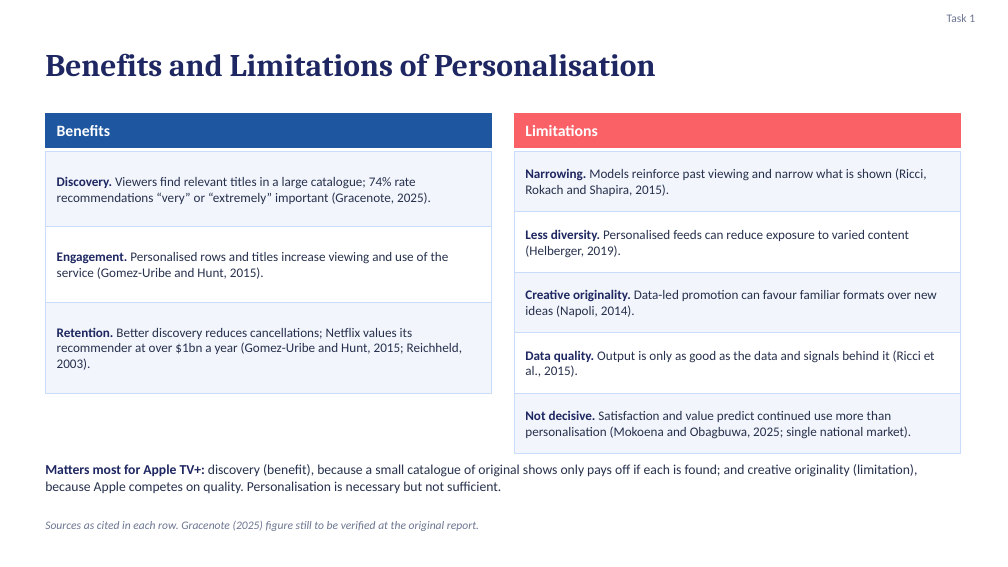
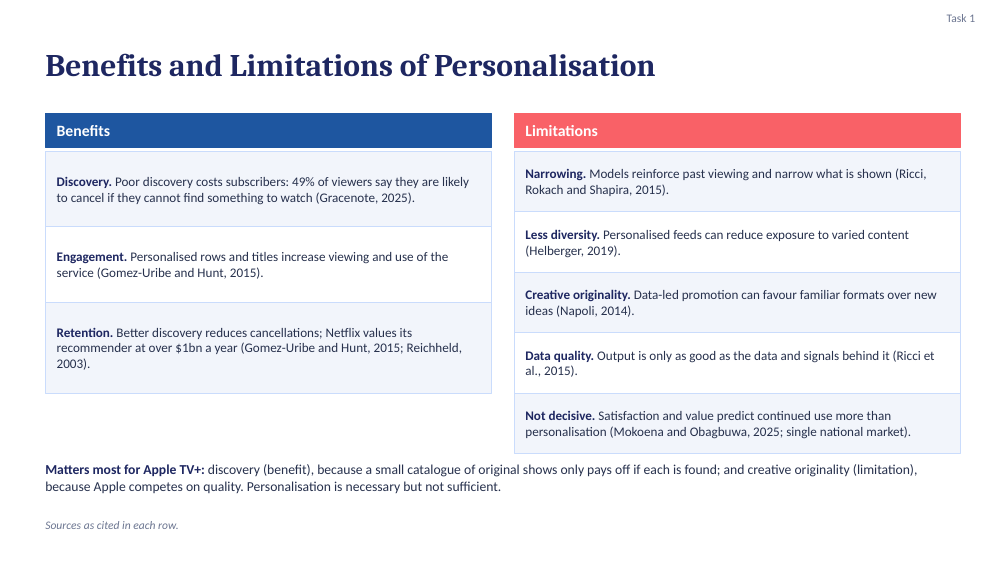
Before and after one commit to karanrg22-svg/skill, a slide deck: slide 5 of Earning-the-Signal_revised.pptx. Drawn at 1008x567 pixels with LibreOffice and Linux fonts; fonts in the diff are those of the drawing. Boxes give left, top, right and bottom in pixels: in the first picture for what was removed or moved away, otherwise in the second. Text is boxed around its words. In the diff, an @@ line names an element or a change of style, - is before the commit and + after.

```diff
--- a/Earning-the-Signal_revised.pptx
+++ b/Earning-the-Signal_revised.pptx
@@ text at box(57, 177, 469, 205): text changed @@
-Discovery. Viewers find relevant titles in a large catalogue; 74% rate recommendations “very” or “extremely” important (Gracenote, 2025).
+Discovery. Poor discovery costs subscribers: 49% of viewers say they are likely to cancel if they cannot find something to watch (Gracenote, 2025).
@@ text at box(45, 521, 179, 529): text changed @@
-Sources as cited in each row. Gracenote (2025) figure still to be verified at the original report.
+Sources as cited in each row.
```
Also in this commit, not shown: 2 other slides changed.
